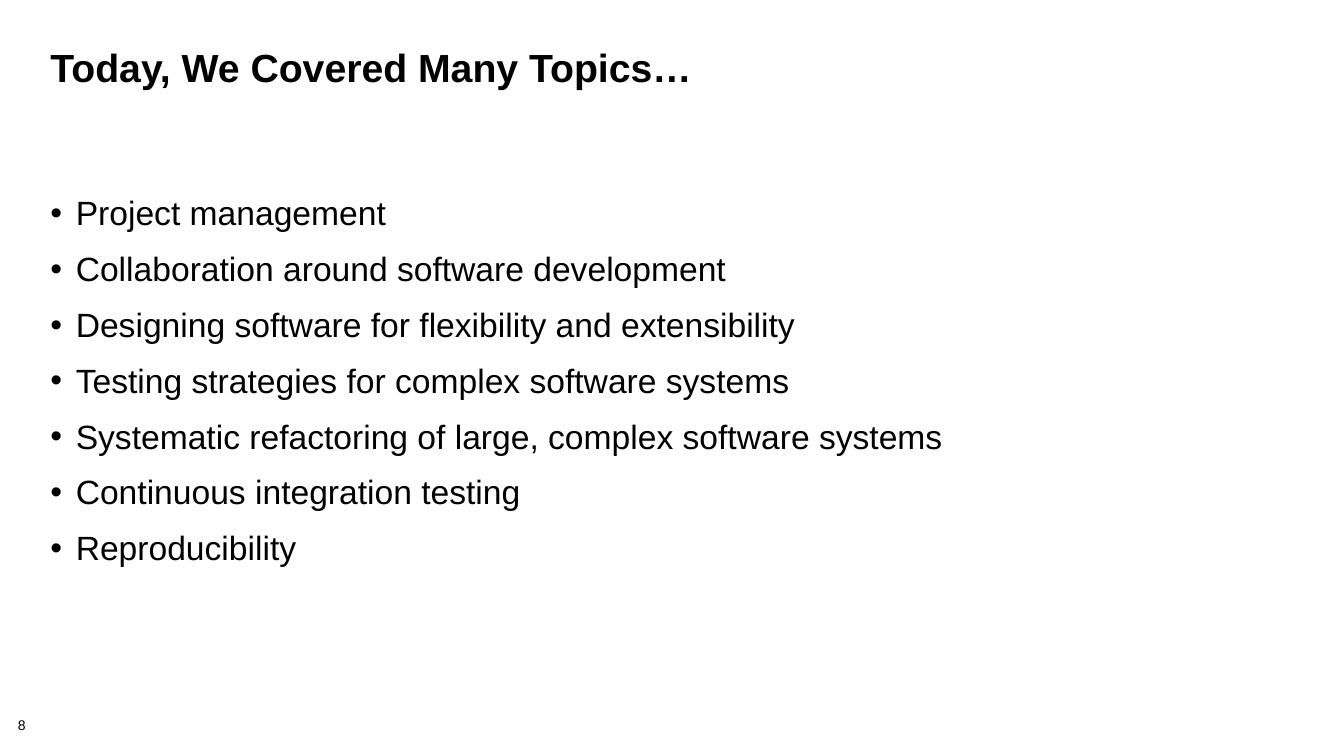
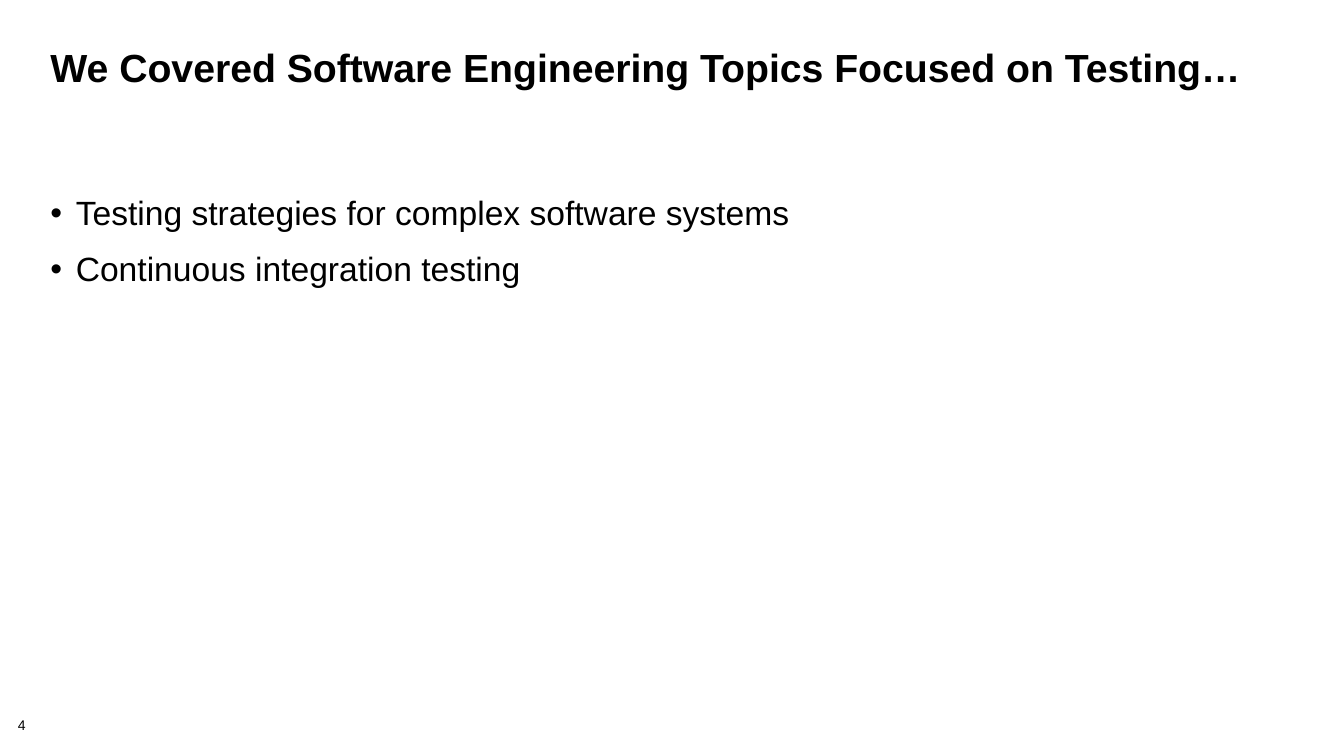
Before and after one commit to bssw-tutorial/presentations, a slide deck: slide 4 of final-presentations/2021-04-12-ecpam/05-summary.pptx (slide 8 before the commit). Drawn at 1344x756 pixels with LibreOffice and Linux fonts; fonts in the diff are those of the drawing; background and template pictures are left out. Boxes give left, top, right and bottom in pixels: in the first picture for what was removed or moved away, otherwise in the second. Text is boxed around its words. In the diff, an @@ line names an element or a change of style, - is before the commit and + after.

```diff
--- a/final-presentations/2021-04-12-ecpam/05-summary.pptx
+++ b/final-presentations/2021-04-12-ecpam/05-summary.pptx
@@ title at (50,53,1241,90): text changed @@
-Today, We Covered Many Topics…
+We Covered Software Engineering Topics Focused on Testing…
@@ text at (76,200,795,344): paragraphs removed @@
-• Project management
-• Collaboration around software development
-• Designing software for flexibility and extensibility
@@ text at (76,424,942,456): paragraph removed @@
-• Systematic refactoring of large, complex software systems
@@ text at (76,535,296,567): paragraph removed @@
-• Reproducibility
@@ page number at (18,720,26,730): text changed @@
-8
+4
```
Also in this commit, not shown: 3 other slides changed, 1 slide added, 5 slides removed.
